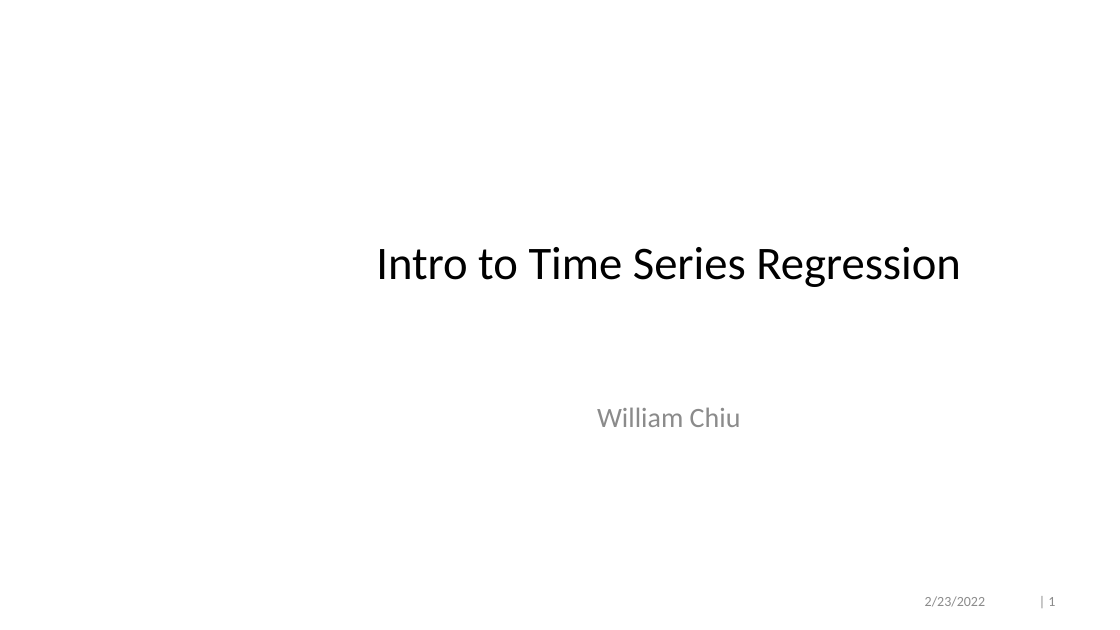
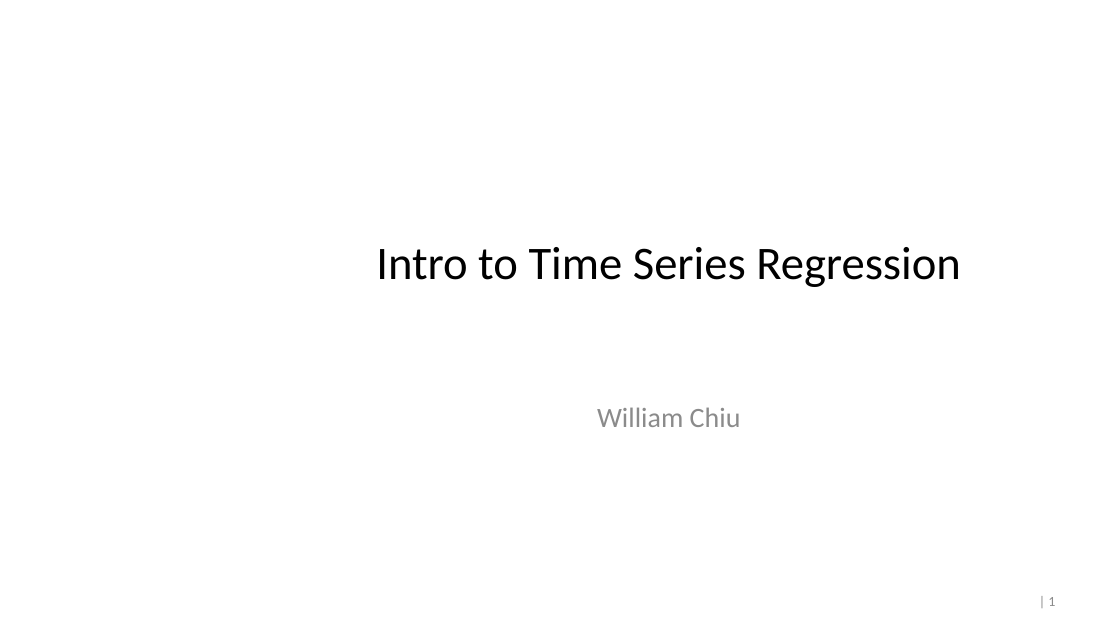
Before and after one commit to crossxwill/Northwestern_MSIA_2022, a slide deck: slide 1 of time_series_regression.pptx. Drawn at 1120x630 pixels with LibreOffice and Linux fonts; fonts in the diff are those of the drawing; background and template pictures are left out. Boxes give left, top, right and bottom in pixels: in the first picture for what was removed or moved away, otherwise in the second. Text is boxed around its words. In the diff, an @@ line names an element or a change of style, - is before the commit and + after.

```diff
--- a/time_series_regression.pptx
+++ b/time_series_regression.pptx
@@ text removed at [925, 596, 985, 607] @@
-2/23/2022
```
Also in this commit, not shown: 30 other slides changed, 2 other files.
